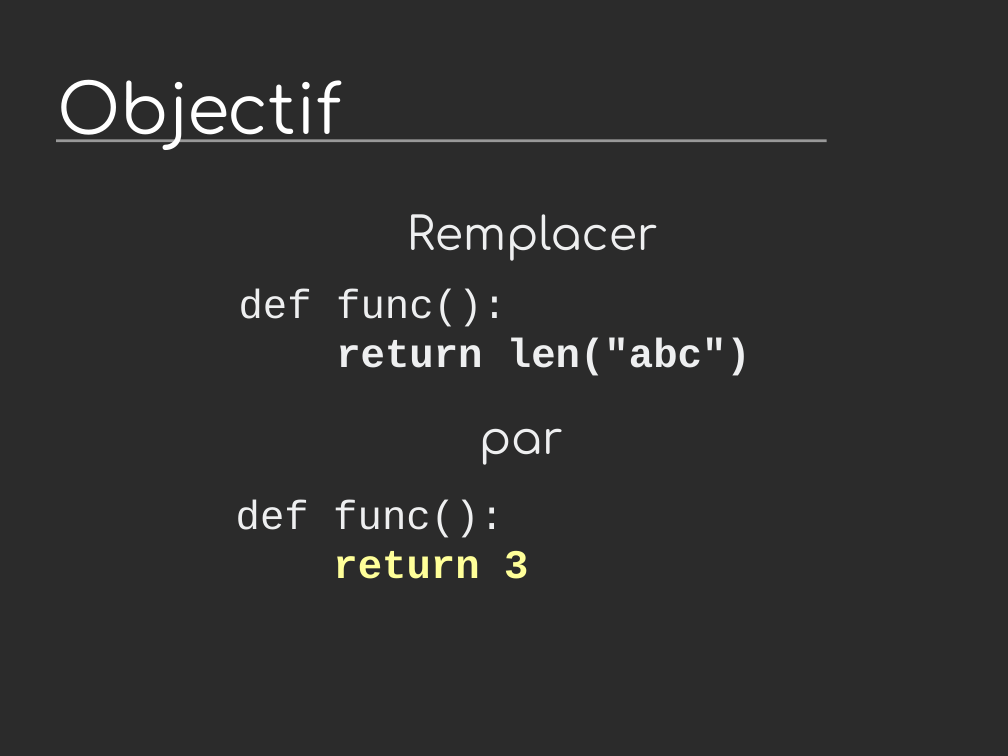
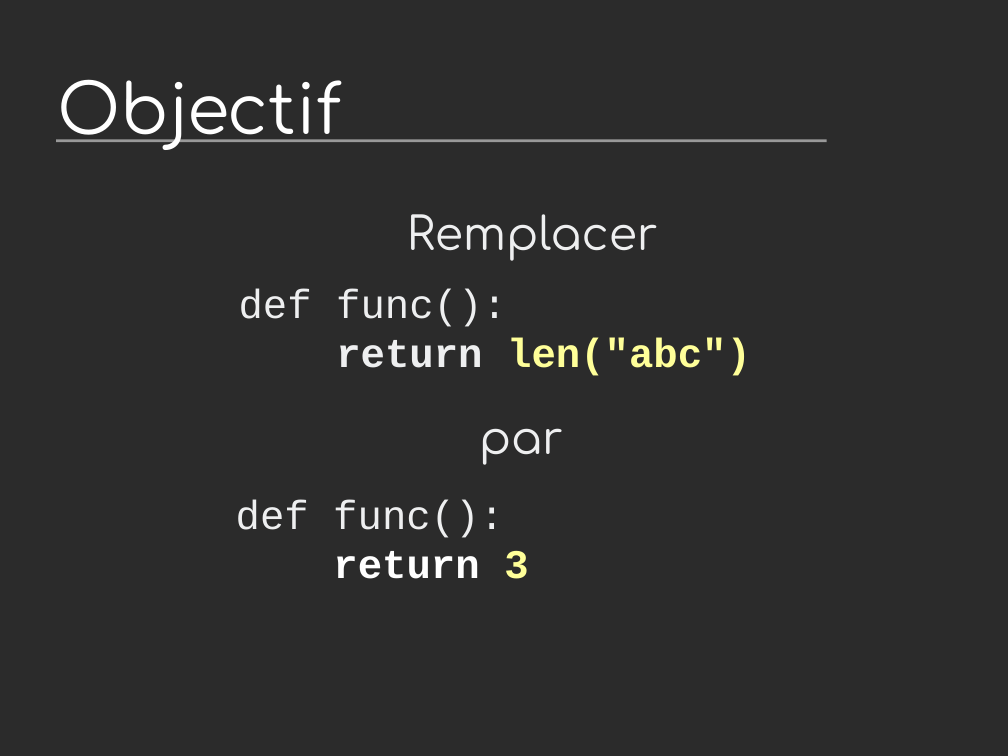
Before and after one commit to vstinner/talks, a slide deck: slide 3 of 2015-dev-var-Toulon/fat_python.odp. Drawn at 1008x756 pixels with LibreOffice and Linux fonts; fonts in the diff are those of the drawing; background and template pictures are left out; a plain dark background stands for a picture behind light text. Boxes give left, top, right and bottom in pixels: in the first picture for what was removed or moved away, otherwise in the second. Text is boxed around its words. In the diff, an @@ line names an element or a change of style, - is before the commit and + after.

```diff
--- a/2015-dev-var-Toulon/fat_python.odp
+++ b/2015-dev-var-Toulon/fat_python.odp
@@ text "def func(): return len("abc")" at [239, 289, 751, 376]: text colour #EEEFF0 to #FFFF99 in "len("abc")" @@
@@ text "def func(): return 3" at [236, 500, 528, 579]: text colour #FFFF99 to #FFFFFF in "return" @@
```
Also in this commit, not shown: 6 other slides changed, 4 slides added, 1 other file.
